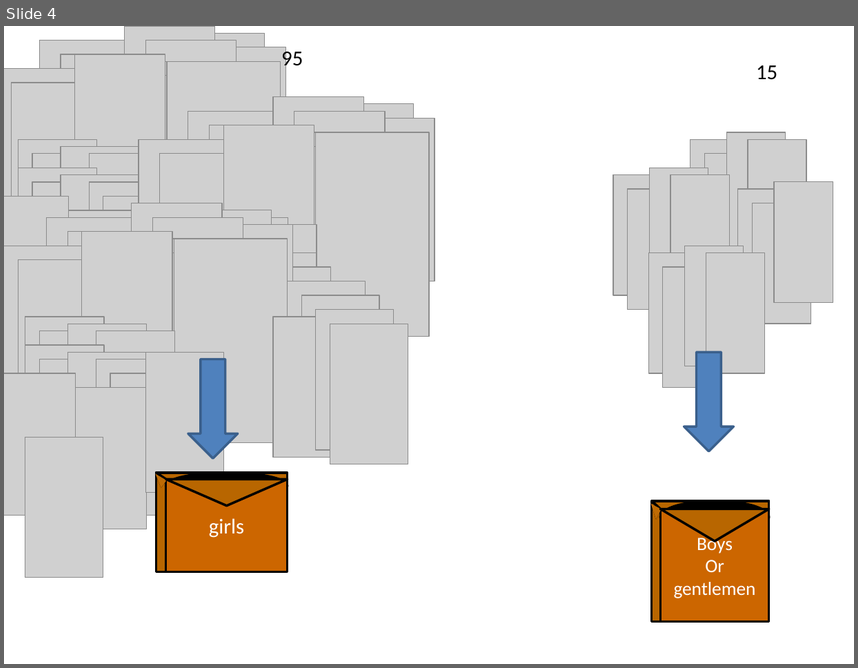
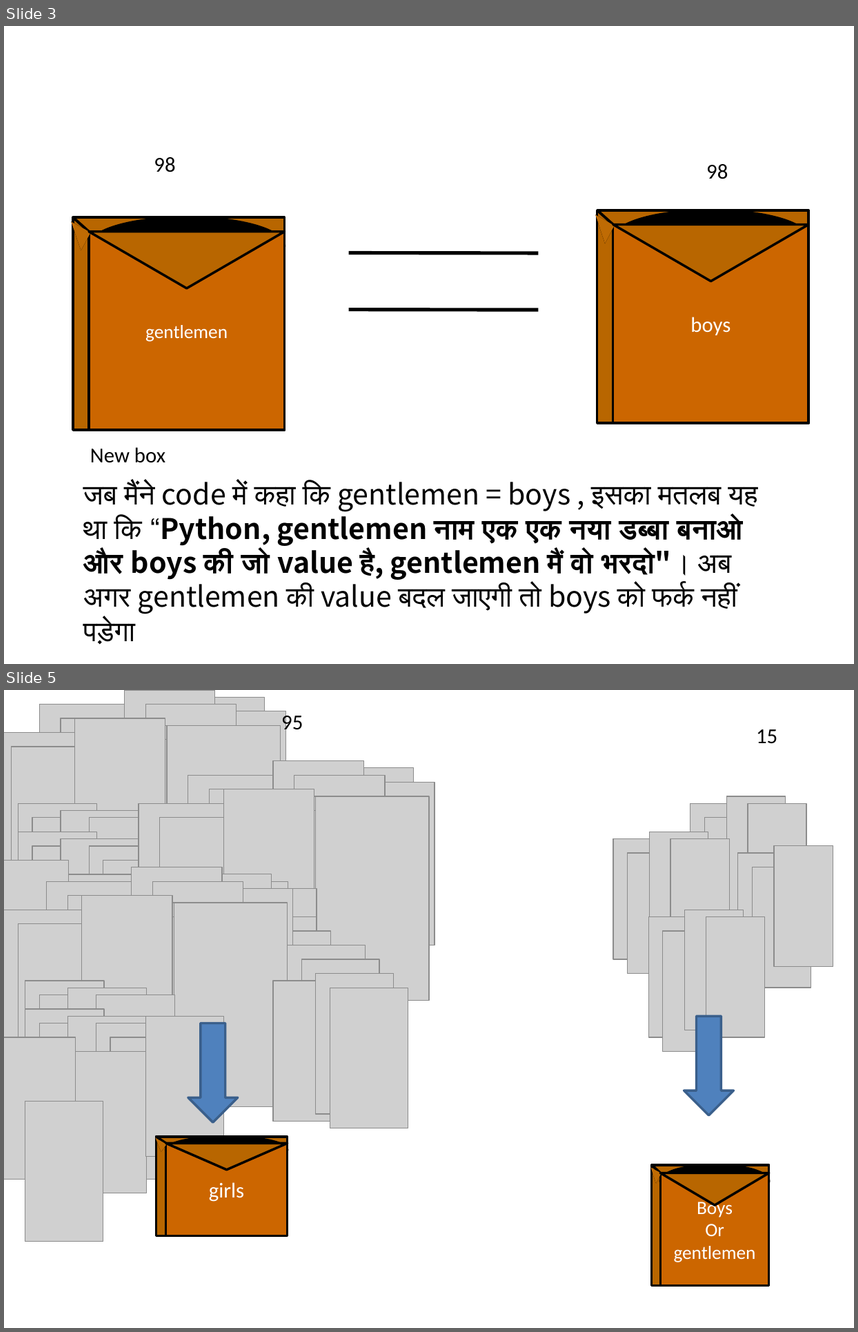
Before and after one commit to Anishkbansal/Talk-With-Computer, a slide deck: powerpoint resources/variable explained - hindi.pptx. Shown one above the other, each under a label of ours: slide 4 before the commit, slides 3 and 5 after it; the slides between them are not shown. The pictures are 858x668 and 858x1332 pixels, drawn with LibreOffice and Linux fonts; fonts in the diff are those of the drawing; grey boxes stand for pictures. Boxes give left, top, right and bottom in pixels: in the first picture for what was removed or moved away, otherwise in the second. Text is boxed around its words. In the diff, an @@ line names an element or a change of style, - is before the commit and + after.

```diff
--- a/powerpoint resources/variable explained - hindi.pptx
+++ b/powerpoint resources/variable explained - hindi.pptx
@@ slide 3 added at [4,26,854,664], background #FFFFFF @@
@@ text added at [154,157,175,172], 18 pt, text #000000 @@
+98
@@ text added at [706,164,728,179], 18 pt, text #000000 @@
+98
@@ group added at [67,217,285,430]: 2 rectangles, 2 triangles, 1 ellipse, 1 line @@
+gentlemen
@@ group added at [593,210,809,423]: 2 rectangles, 2 triangles, 1 ellipse, 1 line @@
+boys
@@ line added from (349, 253) to (539, 253), #000000 3 pt @@
@@ line added from (349, 309) to (539, 310), #000000 3 pt @@
@@ text added at [90,447,165,463], 18 pt, text #000000 @@
+New box
@@ text added at [83,481,758,644], 24 pt, text #000000 @@
+जब मैंने code में कहा कि gentlemen = boys , इसका मतलब यह था कि “Python, gentlemen नाम एक एक नया डब्बा बनाओ और boys की जो value है, gentlemen मैं वो भरदो"। अब अगर gentlemen की value बदल जाएगी तो boys को फर्क नहीं पड़ेगा
@@ what was slide 4 is now slide 5 @@
```
Also in this commit, not shown: 1 slide changed, 2 other slides added, 1 slide removed, 26 other files.
